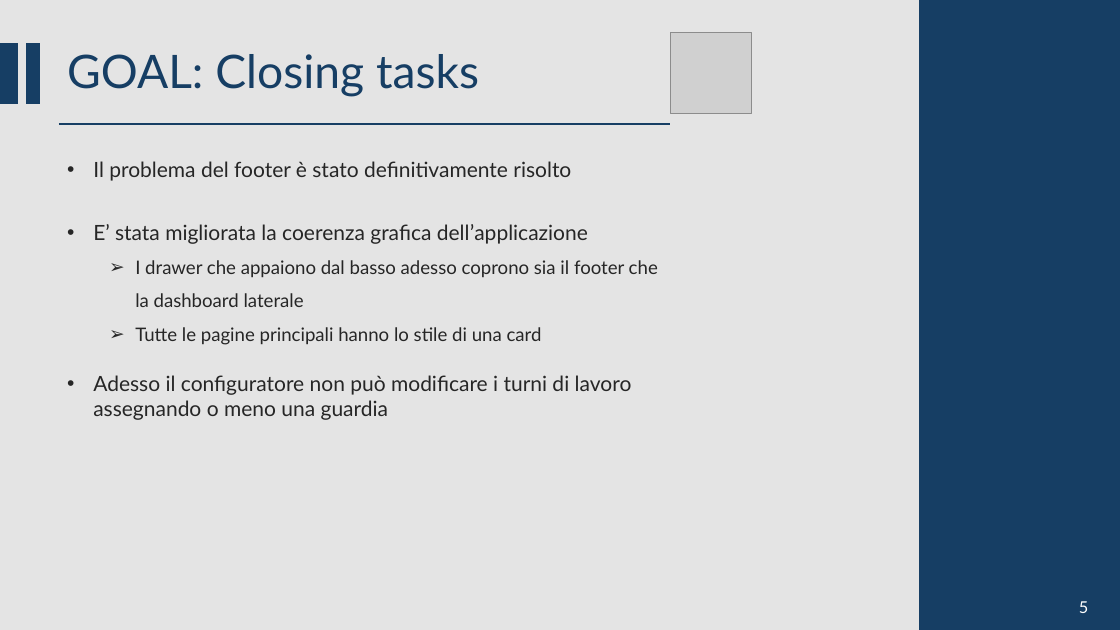
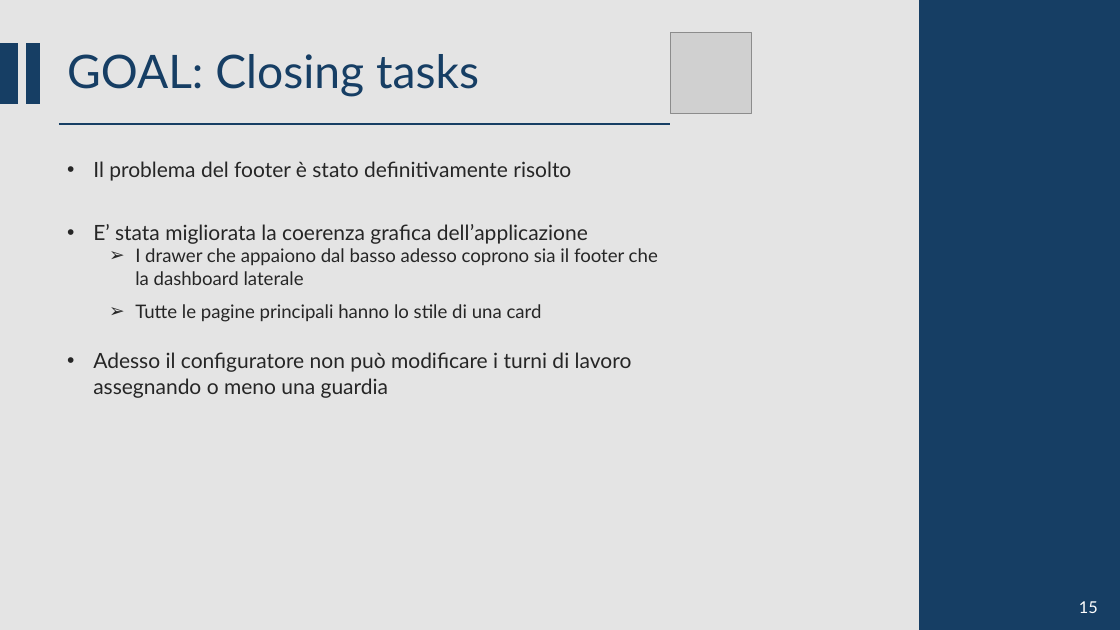
Before and after one commit to CSW-Teams/MS3-docs, a slide deck: slide 15 of ShiftsHappen/Sprint 1/CSW Sprint 1.pptm. Drawn at 1120x630 pixels with LibreOffice and Linux fonts; fonts in the diff are those of the drawing; grey boxes stand for pictures. Boxes give left, top, right and bottom in pixels: in the first picture for what was removed or moved away, otherwise in the second. Text is boxed around its words. In the diff, an @@ line names an element or a change of style, - is before the commit and + after.

```diff
--- a/ShiftsHappen/Sprint 1/CSW Sprint 1.pptm
+++ b/ShiftsHappen/Sprint 1/CSW Sprint 1.pptm
@@ text at (135,248,658,285): line spacing 1.5 to 1 @@
@@ text at (1079,601,1098,613): text changed @@
-5
+15
```
Also in this commit, not shown: 14 other slides changed.
